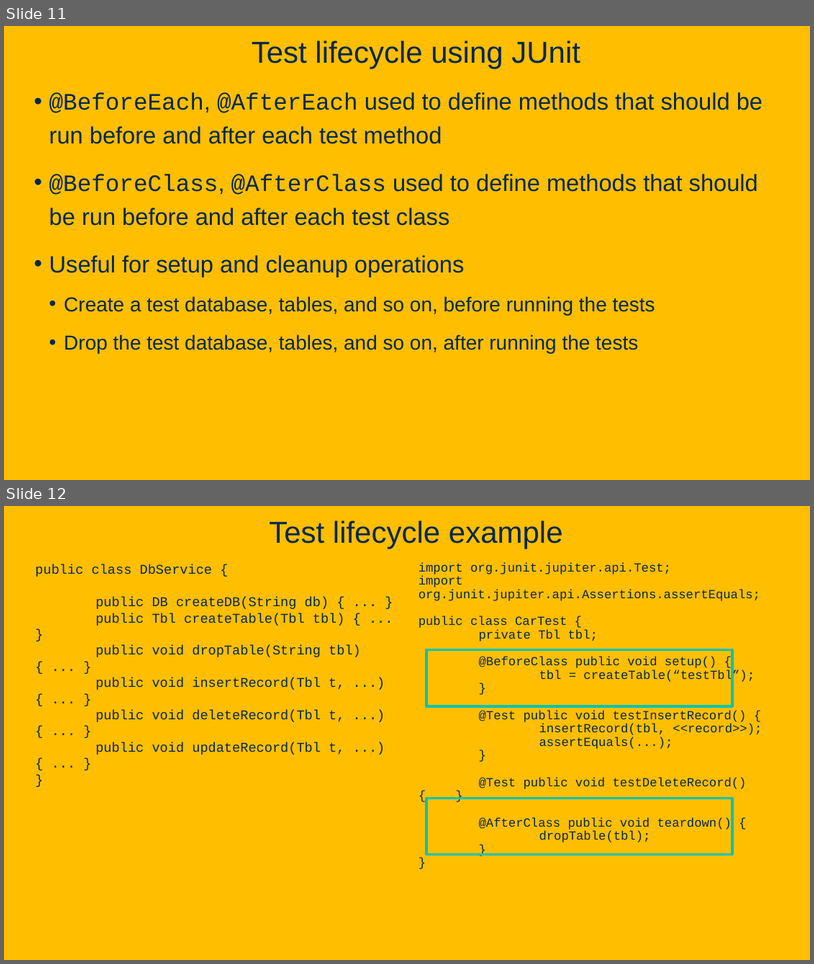
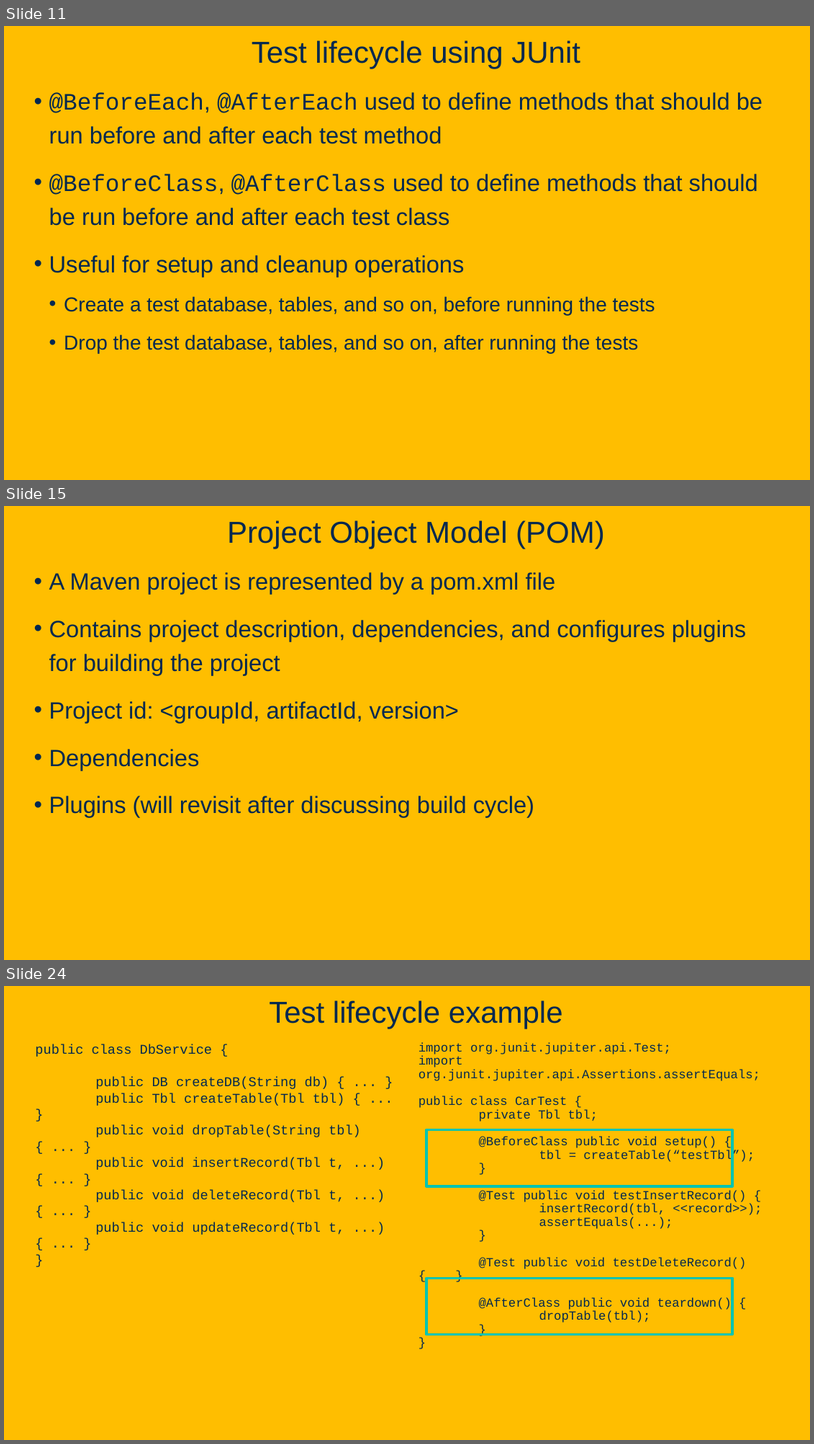
Before and after one commit to davsec-teaching/ecs160-f25, a slide deck: slides/4_unit_testing_mocking_frameworks_CI.pptx. Shown one above the other, each under a label of ours: slides 11 and 12 before the commit, slides 11, 15 and 24 after it; the slides between them are not shown. The pictures are 814x964 and 814x1444 pixels, drawn with LibreOffice and Linux fonts; fonts in the diff are those of the drawing; background and template pictures are left out. Boxes give left, top, right and bottom in pixels: in the first picture for what was removed or moved away, otherwise in the second. Text is boxed around its words. In the diff, an @@ line names an element or a change of style, - is before the commit and + after.

```diff
--- a/slides/4_unit_testing_mocking_frameworks_CI.pptx
+++ b/slides/4_unit_testing_mocking_frameworks_CI.pptx
@@ slide 15 added at (4, 506, 810, 960), background picture (left out) @@
@@ title added at (227, 520, 605, 548), 36 pt, text #022850 @@
+Project Object Model (POM)
@@ text added at (49, 572, 746, 817), 28 pt, text #022850 @@
+• A Maven project is represented by a pom.xml file
+• Contains project description, dependencies, and configures plugins for building the project
+• Project id: <groupId, artifactId, version>
+• Dependencies
+• Plugins (will revisit after discussing build cycle)
@@ what was slide 12 is now slide 24 @@
```
Also in this commit, not shown: 2 slides changed, 13 other slides added, 1 other file.
